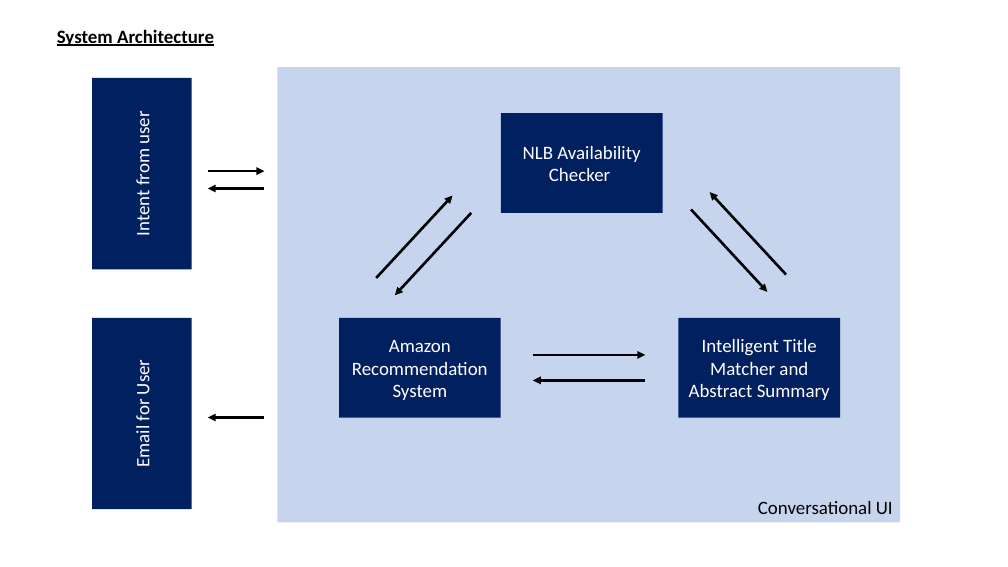
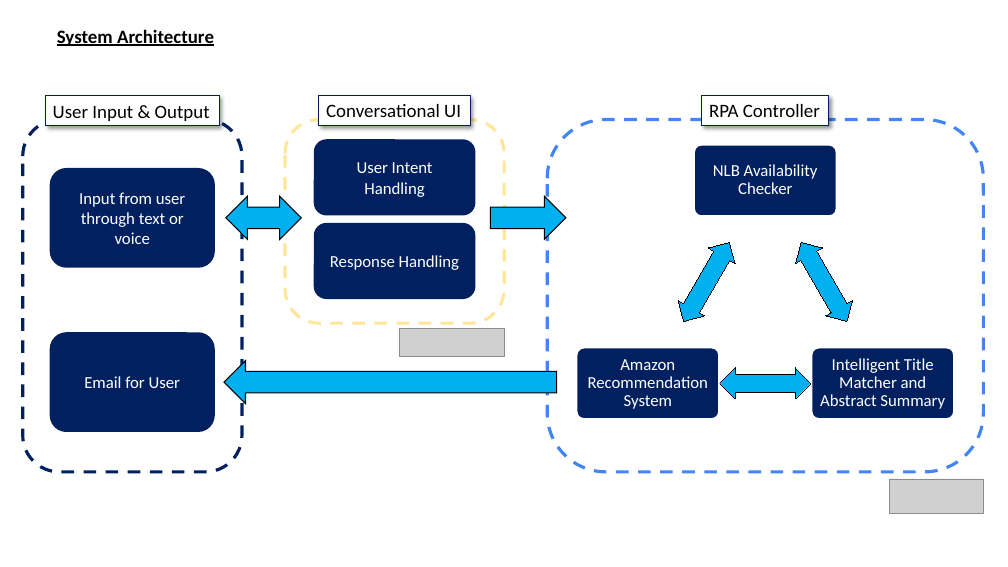
Before and after one commit to AftTheRain/ISA-PM-IPA-2021-01-09-IS02PT-GRP-SmartLibrarian, a slide deck: slide 3 of Video/ISS IPA PROJECT PRESENTATION - SYSTEM ARCHITECTURE.pptx. Drawn at 1008x567 pixels with LibreOffice and Linux fonts; fonts in the diff are those of the drawing; grey boxes stand for pictures. Boxes give left, top, right and bottom in pixels: in the first picture for what was removed or moved away, otherwise in the second. Text is boxed around its words. In the diff, an @@ line names an element or a change of style, - is before the commit and + after.

```diff
--- a/Video/ISS IPA PROJECT PRESENTATION - SYSTEM ARCHITECTURE.pptx
+++ b/Video/ISS IPA PROJECT PRESENTATION - SYSTEM ARCHITECTURE.pptx
@@ rounded rectangle added at [23, 119, 242, 472], outline #002060 3 pt dashed @@
@@ rectangle added at [45, 95, 219, 126], fill #FFFFFF, outline #002060 0.75 pt, 18 pt, text #000000 @@
+User Input & Output
@@ rounded rectangle added at [285, 119, 504, 323], outline #FFE699 3 pt dashed @@
@@ rectangle "Conversational UI": place and size @@
-rectangle "Conversational UI" at [278, 67, 901, 523]
+rectangle "Conversational UI" at [319, 95, 471, 126]
@@ rectangle "Conversational UI" at [319, 95, 471, 126]: alignment right to left; vertical alignment bottom to top; fill #8FAADC at 50% opacity to #FFFFFF; outline none to #002060 0.75 pt; shadow on @@
@@ rectangle added at [702, 95, 829, 126], fill #FFFFFF, outline #002060 0.75 pt, 18 pt, text #000000 @@
+RPA Controller
@@ rounded rectangle added at [314, 139, 476, 216], fill #002060, 16 pt, text #FFFFFF @@
+User Intent Handling
@@ text "NLB Availability Checker": place and size @@
-text "NLB Availability Checker" at [501, 113, 663, 213]
+text "NLB Availability Checker" at [713, 164, 818, 194]
@@ rounded rectangle "Input from user through text ..." at [50, 168, 215, 268]: rectangle to rounded rectangle; rotation 270 to 0 degrees @@
@@ text in rounded rectangle at [79, 192, 186, 244]: text changed; size 18 to 16 pt @@
-Intent from user
+Input from user through text or voice
@@ left right arrow added at [226, 197, 302, 240], fill #00B0F0, outline #000000 1 pt @@
@@ right arrow added at [491, 197, 566, 240], fill #00B0F0, outline #000000 1 pt @@
@@ group removed at [208, 171, 786, 417]: 9 arrows @@
@@ rounded rectangle added at [314, 223, 476, 299], fill #002060, 16 pt, text #FFFFFF @@
+Response Handling
@@ group added at [547, 119, 984, 472]: 4 rounded rectangles, 3 left right arrows @@
@@ picture added at [399, 329, 504, 357] @@
@@ rounded rectangle "Email for User" at [50, 332, 215, 432]: size 18 to 16 pt; rectangle to rounded rectangle; rotation 270 to 0 degrees @@
@@ size 18 to 16 pt; line spacing 1 to 0.9; more space between paragraphs; fill #002060 to none in 3 elements at [820, 358, 945, 409], [713, 164, 818, 194], [588, 359, 708, 409] @@
@@ text "Amazon Recommendation System": place and size @@
-text "Amazon Recommendation System" at [339, 318, 501, 417]
+text "Amazon Recommendation System" at [588, 359, 708, 409]
@@ text "Intelligent Title Matcher and Abstract ...": place and size @@
-text "Intelligent Title Matcher and Abstract ..." at [678, 318, 840, 417]
+text "Intelligent Title Matcher and Abstract ..." at [820, 358, 945, 409]
@@ right arrow added at [224, 361, 557, 404], fill #00B0F0, outline #000000 1 pt @@
@@ picture added at [889, 479, 983, 514] @@
```
Also in this commit, not shown: 1 other slide changed, 2 slides added, 1 slide removed.
